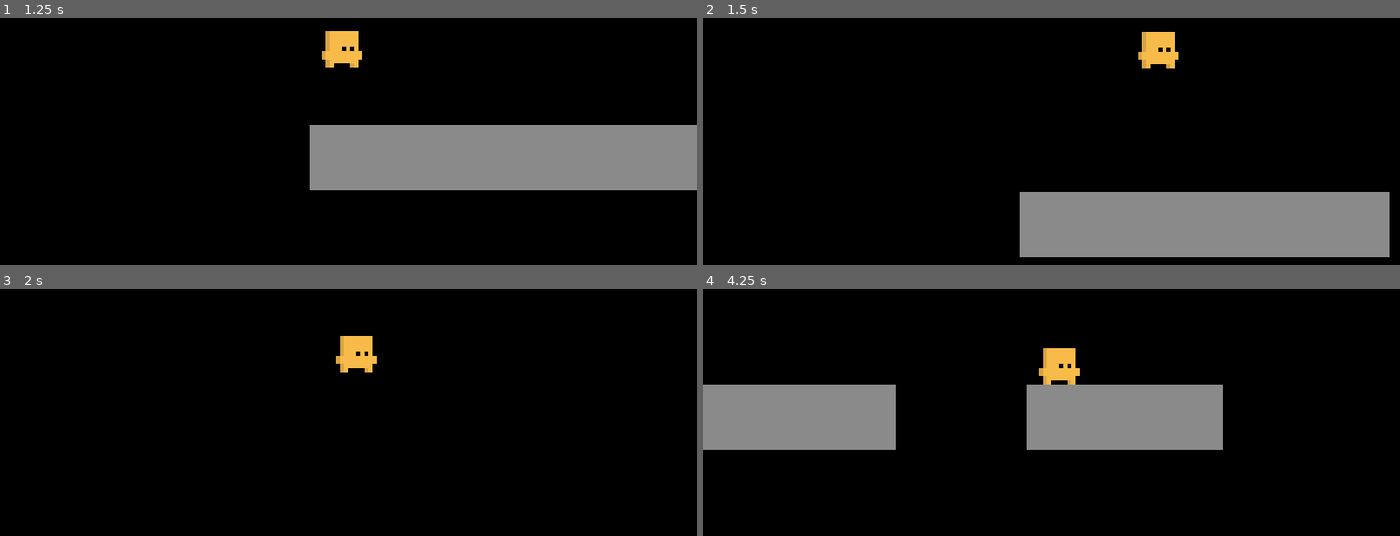
Above: before the commit, frames 1-4 (two rows, left to right).
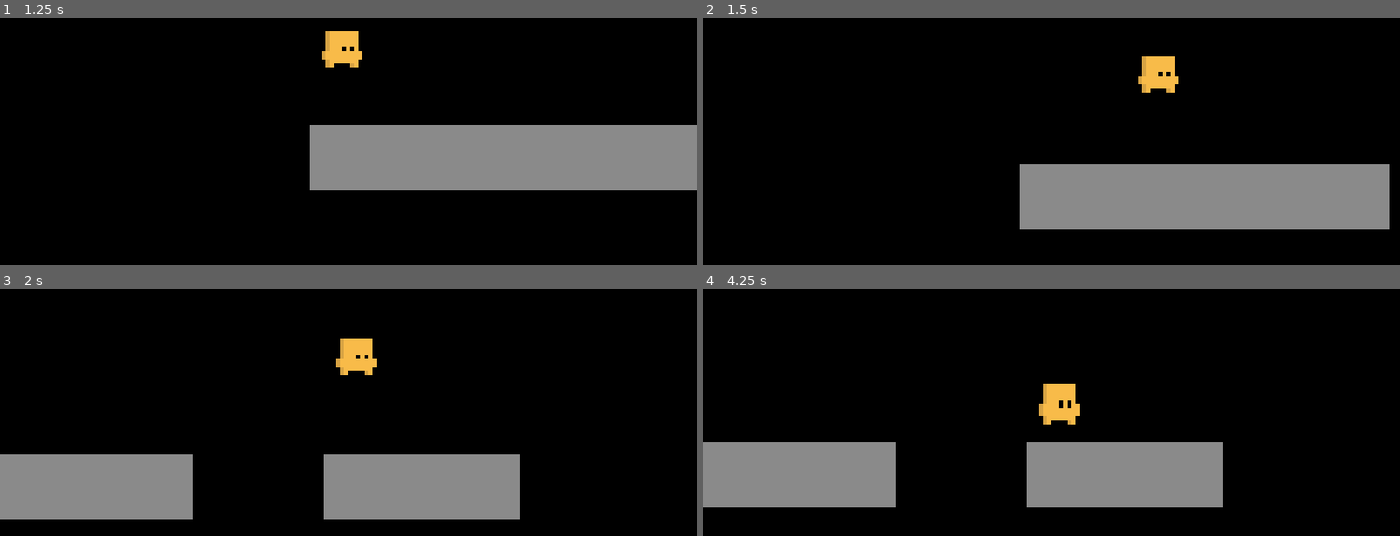
Above: after the commit, the same moments.

Repository: Nhoque3786/cubicalprototype
Game: Godot game, scene res://Levels/Testing Grounds/PlayerTesting.tscn
Two runs of this game, one before a commit and one after it. Both use one fixed random seed, a clock stepped at 60 frames per second and the inputs below.
Inputs:
- Up to frame 1 (1.25 s): tap Enter at 0.5 s; hold E (rotate_right) from 0.53 s (still down); tap Space (jump) at 0.6, 0.77, 1.07 s
- Up to frame 2 (1.5 s): release E (rotate_right) at 1.28 s; hold Q (rotate_left) from 1.28 s (still down); tap Space (jump) at 1.35 s
- Up to frame 3 (2 s): keep holding Q (rotate_left); tap Space (jump) at 1.52, 1.82 s
- Up to frame 4 (4.25 s): release Q (rotate_left) at 2.03 s; hold E (rotate_right) 2.03-3.53 s; tap Space (jump) at 2.1, 2.85, 3.02, 3.32, 3.6, 3.77, 4.07 s; hold Q (rotate_left) from 3.53 s (still down)

Frame 1 is identical in both runs. In frame 2, 13% of the frame differs, in the area x 45-99%, y 5-97%; in frame 3, 15%; in frame 4, 27%, in the area x 0-75%, y 23-89%.

Commit message:
New pause system & some fixes

Diff:
--- a/Things/Hyprcore/Hyprcore.gd
+++ b/Things/Hyprcore/Hyprcore.gd
@@ -54,11 +54,11 @@
 
 	var should_rotate: bool = false
 	if event.is_action_pressed("rotate_right"):
-		target_rotation_y_deg -= 90
+		target_rotation_y_deg = fposmod(target_rotation_y_deg - 90, 360.0)
 		current_side = posmod(current_side - 1, 4) as WorldSide
 		should_rotate = true
 	elif event.is_action_pressed("rotate_left"):
-		target_rotation_y_deg += 90
+		target_rotation_y_deg = fposmod(target_rotation_y_deg + 90, 360.0)
 		current_side = posmod(current_side + 1, 4) as WorldSide
 		should_rotate = true
 
@@ -80,32 +80,45 @@
 	is_rotating = true
 	rotation_started.emit()
 
-	get_tree().paused = true
+	# pausing the world to avoid things breaking on rotating
+	if player != null:
+		player.set_physics_process(false)
+	level_node.process_mode = Node.PROCESS_MODE_DISABLED
 
 	var tween: Tween = create_tween()
 	tween.set_trans(transition_type)
 	tween.set_ease(ease_type)
 
+	var start_rad: float = level_node.rotation.y
 	var target_rad: float = deg_to_rad(target_rotation_y_deg)
-	tween.tween_property(level_node, "rotation:y", target_rad, rotation_duration)
+	var angle_diff: float = fposmod(target_rad - start_rad + PI, TAU) - PI
+
+	tween.tween_property(level_node, "rotation:y", start_rad + angle_diff, rotation_duration)
 
 	await tween.finished
 
-	get_tree().paused = false
+	level_node.rotation.y = fposmod(level_node.rotation.y, TAU)
+	target_rotation_y_deg = fposmod(target_rotation_y_deg, 360.0)
+
+	# Re-enable everything
+	level_node.process_mode = Node.PROCESS_MODE_INHERIT
+	if player != null:
+		player.set_physics_process(true)
+
 	await get_tree().physics_frame
 
-
+	# If the player is NOT a child of level_node, we must manually move them
+	# to their new global position after the rotation.
 	if player != null and player.get_parent() != level_node:
 		if has_player_position:
 			player.global_position = level_node.to_global(player_level_position)
 
 	snap_to_grid(player)
 	is_rotating = false
-	target_rotation_y_deg = fmod(target_rotation_y_deg, 360.0)
 	rotation_finished.emit()
 
 # Hyprgrid: Snapping player to grid to make 2D platforming possible on 3D.
-func snap_to_grid(body: CharacterBody3D) -> void:
+func snap_to_grid(body: CharacterBody3D, _unused: GridMap = null) -> void:
 	if body == null or not body.is_inside_tree():
 		return
 
